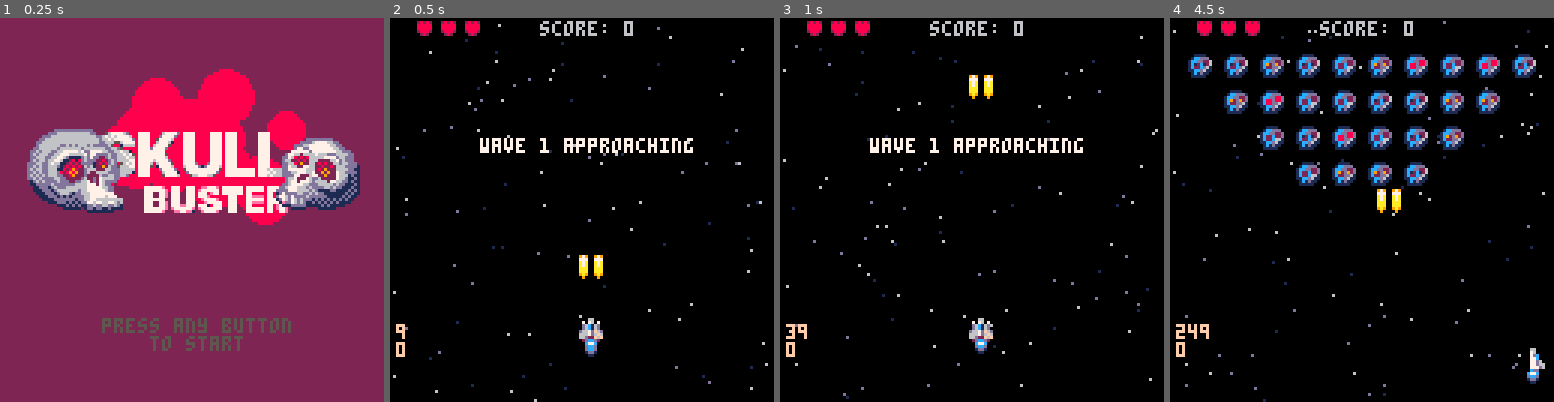
Above: before the commit, frames 1-4 (left to right).
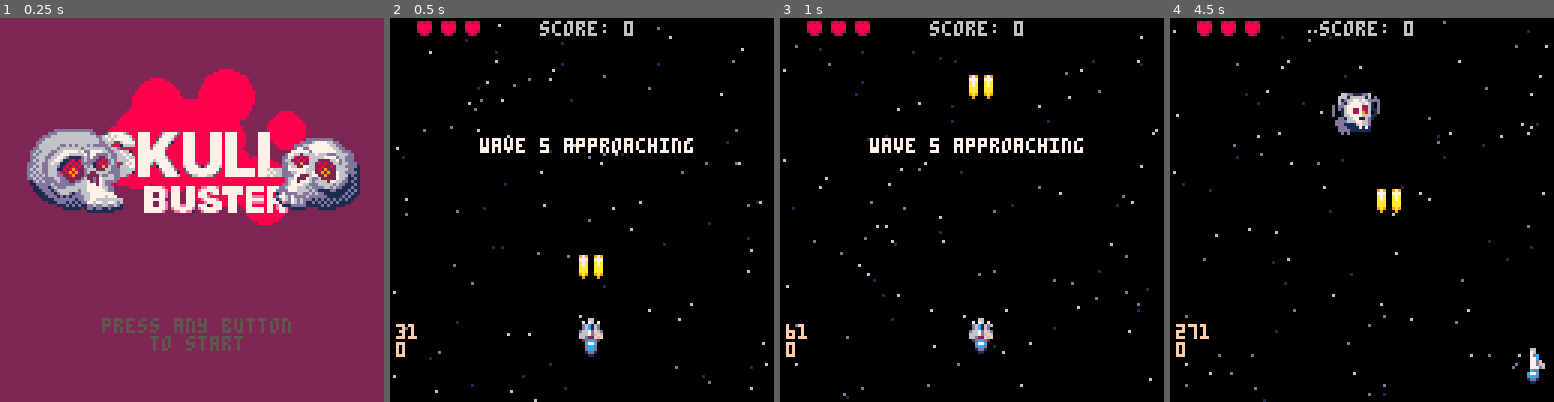
Above: after the commit, the same moments.

Repository: jimmac/pico-shed
Game: PICO-8 cartridge shmup.p8
The game is run twice, just before and just after one commit, with the same random seed, the same clock (stepped at 60 frames per second) and the same inputs.
Inputs:
- Up to frame 1 (0.25 s): no input
- Up to frame 2 (0.5 s): tap X (X key) at 0.33 s
- Up to frame 3 (1 s): tap O (Z key) at 0.7 s
- Up to frame 4 (4.5 s): tap X (X key) at 1.07, 1.85, 2.97, 4.08 s; hold Right 1.6-2.1 s; tap O (Z key) every 0.4 s from 1.7 to 4.1 s; hold Up 2.15-2.42 s; hold Right 2.47-3.03 s; hold Left 3.08-3.58 s; hold Down 3.63-3.97 s; hold Right from 4.02 s (still down)

Frame 1 is identical in both runs. In frame 2, 0.1% of the frame differs, in the area x 1-42%, y 31-84%; in frame 3, 0.1%; in frame 4, 9.7%, in the area x 4-96%, y 9-84%.

Commit message:
win screen redone

Diff:
--- a/shmup.p8
+++ b/shmup.p8
@@ -19,6 +19,7 @@
 
 function _update60 ()
   blinkt+=1
+ 	t+=1
 
   if mode=="game" then
 	  update_game()
@@ -53,7 +54,7 @@
 	mode="wavetext"
 	flash=0
 	firet=0
-	wave=0
+	wave=4
 	nextwave()
 	wavet=160
 	nextfire=300
@@ -332,7 +333,6 @@
 -->8
 --update
 function update_game()
-	t+=1
 
  --starfield
  update_stars()
@@ -528,6 +528,8 @@
 		if btnp(🅾️) or btnp(❎) then
 			mode="start"
 			btnrelease=false
+			score=0
+			music(0)
 		end
 	end
 end
@@ -680,11 +682,11 @@
 end
 
 function draw_youwin()
- cls(9)
-
-	print("\14 you won!",38,40,7)
-
-	print("press any button", 46,100,blink())
+ draw_bgpattern()
+ spr(160,45,34,5,5)
+	print("\14 player wins!",31,80+sin(t/50)*4,7)
+
+	print("press any button", 34,100,blink())
 end
 
 --draw starfield
@@ -701,6 +703,14 @@
 
   	pset(mystar.x,mystar.y,scol)
   end
+end
+
+function draw_bgpattern()
+	for i=0,16 do
+		for j=0,16 do
+			spr(144+rnd(j),i*8,j*8)
+		end
+	end
 end
 -->8
 --enemies
@@ -741,8 +751,8 @@
 	 attackfreq=60
 		placen({
 			{3,3,3,3,3,3,3,3,3,3},
-			{3,3,4,3,3,3,3,4,3,3},
-			{3,3,3,3,3,3,3,3,3,3},
+			{3,0,4,0,3,3,0,4,0,3},
+			{3,0,0,0,3,3,0,0,0,3},
 			{0,3,3,3,3,3,3,3,3,0}
 		})
 		sfx(34)
@@ -750,11 +760,13 @@
 		placen({
 			{5,5,5,5,0,0,5,5,5,5},
 			{5,5,5,5,0,0,5,5,5,5},
-			{0,5,5,0,0,0,0,5,5,0}
+			{1,5,5,1,0,0,1,5,5,1},
+			{1,1,1,1,0,0,1,1,1,1}
 		})
 		sfx(34)
 	elseif wave==5 then --boss
 		placen({
+		 {0,0,0,0,0,0,0,0,0,0},
 			{0,0,0,0,6,0,0,0,0,0}
 		})
 		sfx(35)
@@ -1247,58 +1260,84 @@
 
 
 
-…(55 lines of a section not shown)…
+__map__
+0000000000000000000000900000000000000000000000000000000000000000000000000000000000000000000000000000000000000000000000000000000000000000000000000000000000000000000000000000000000000000000000000000000000000000000000000000000000000000000000000000000000000000
+…(79 lines of a section not shown)…
Not shown, changed: 110 lines of the sprite sheet (__gfx__) section of shmup.p8
Not shown, changed: the thumbnail (__label__) section of shmup.p8
Not shown, changed: the sound effects (__sfx__) section of shmup.p8
